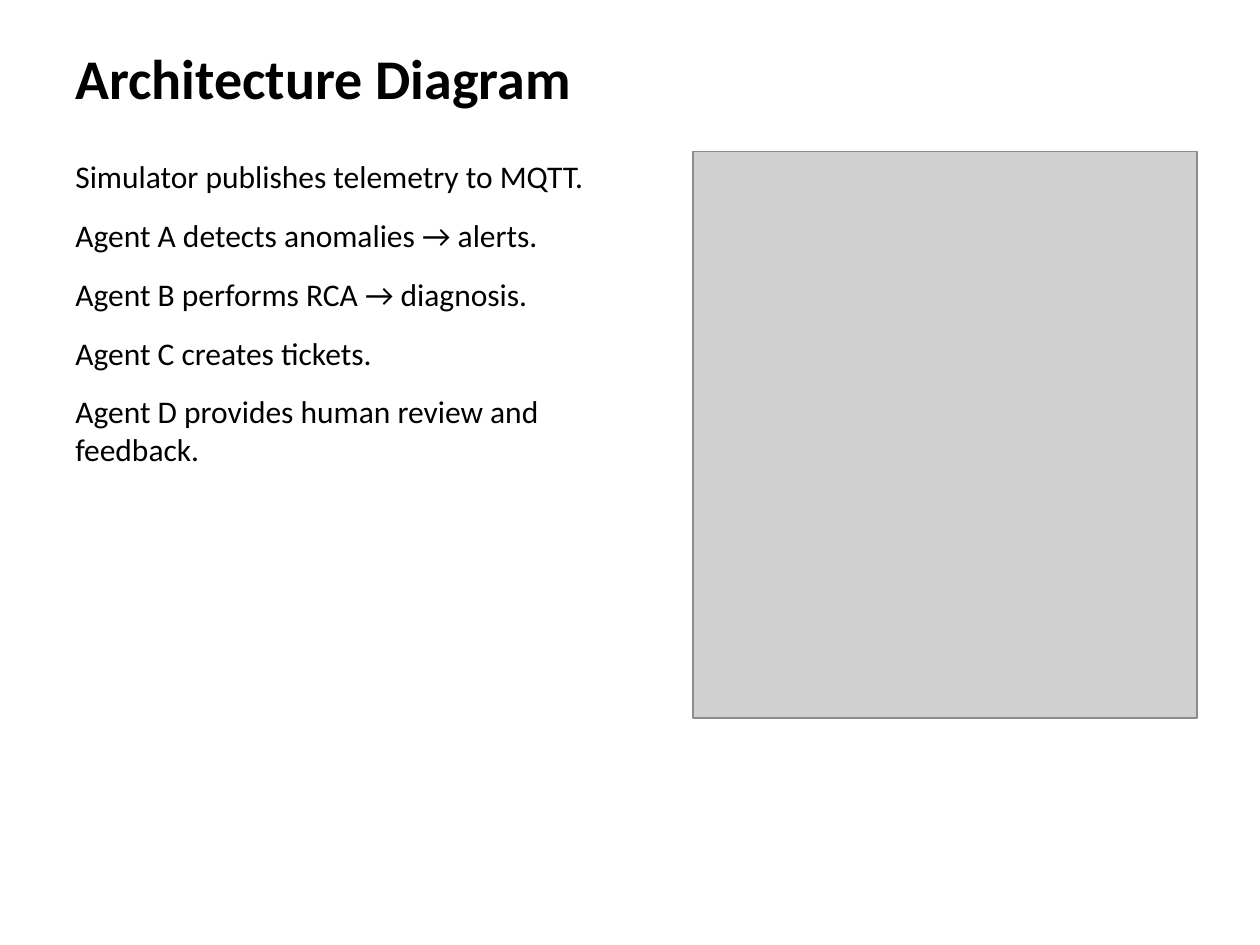
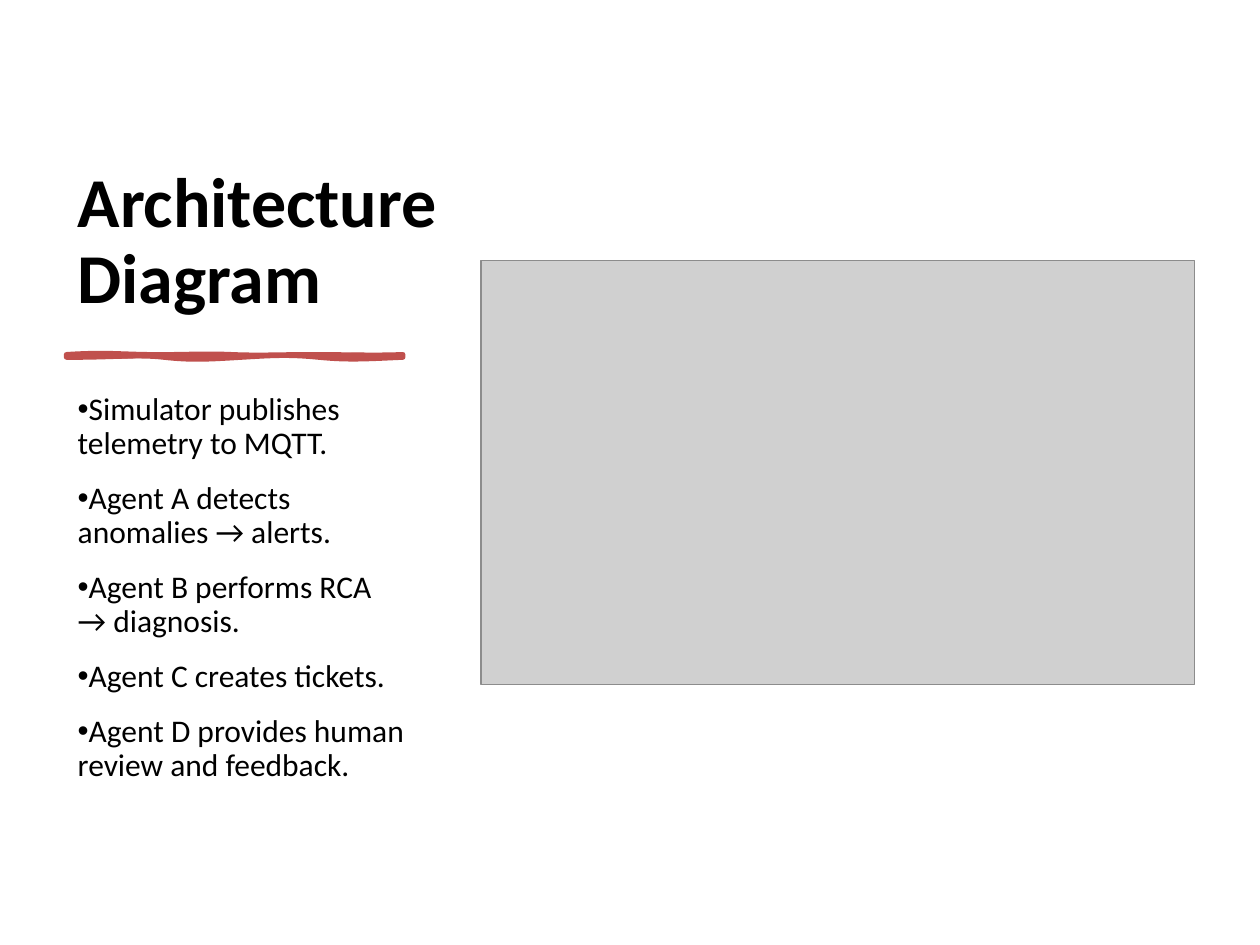
Before and after one commit to Haoj1/Powerplant-Multi-Agent, a slide deck: slide 10 of docs/Multi-Agent_Powerplant_Project.pptx. Drawn at 1260x945 pixels with LibreOffice and Linux fonts; fonts in the diff are those of the drawing; grey boxes stand for pictures. Boxes give left, top, right and bottom in pixels: in the first picture for what was removed or moved away, otherwise in the second. Text is boxed around its words. In the diff, an @@ line names an element or a change of style, - is before the commit and + after.

```diff
--- a/docs/Multi-Agent_Powerplant_Project.pptx
+++ b/docs/Multi-Agent_Powerplant_Project.pptx
@@ text "Architecture Diagram": place and size @@
-text "Architecture Diagram" at bbox=[75, 59, 571, 109]
+text "Architecture Diagram" at bbox=[78, 178, 437, 315]
@@ text "Architecture Diagram" at bbox=[78, 178, 437, 315]: size 32 to 40 pt; line spacing 1 to 0.9; more space between paragraphs; vertical alignment top to bottom @@
@@ picture: place and size @@
-picture at bbox=[693, 151, 1197, 718]
+picture at bbox=[481, 261, 1194, 685]
@@ freeform shape added at bbox=[67, 354, 403, 357], fill #C0504D, outline #C0504D 3 pt @@
@@ text "Simulator publishes telemetry to MQTT.": place and size @@
-text "Simulator publishes telemetry to MQTT." at bbox=[75, 166, 583, 462]
+text "Simulator publishes telemetry to MQTT." at bbox=[78, 398, 404, 777]
@@ text "Simulator publishes telemetry to MQTT." at bbox=[78, 398, 404, 777]: bullet none to •; line spacing 1 to 0.9 @@
```
Also in this commit, not shown: 24 other slides changed, 5 slides added, 2 slides removed.
